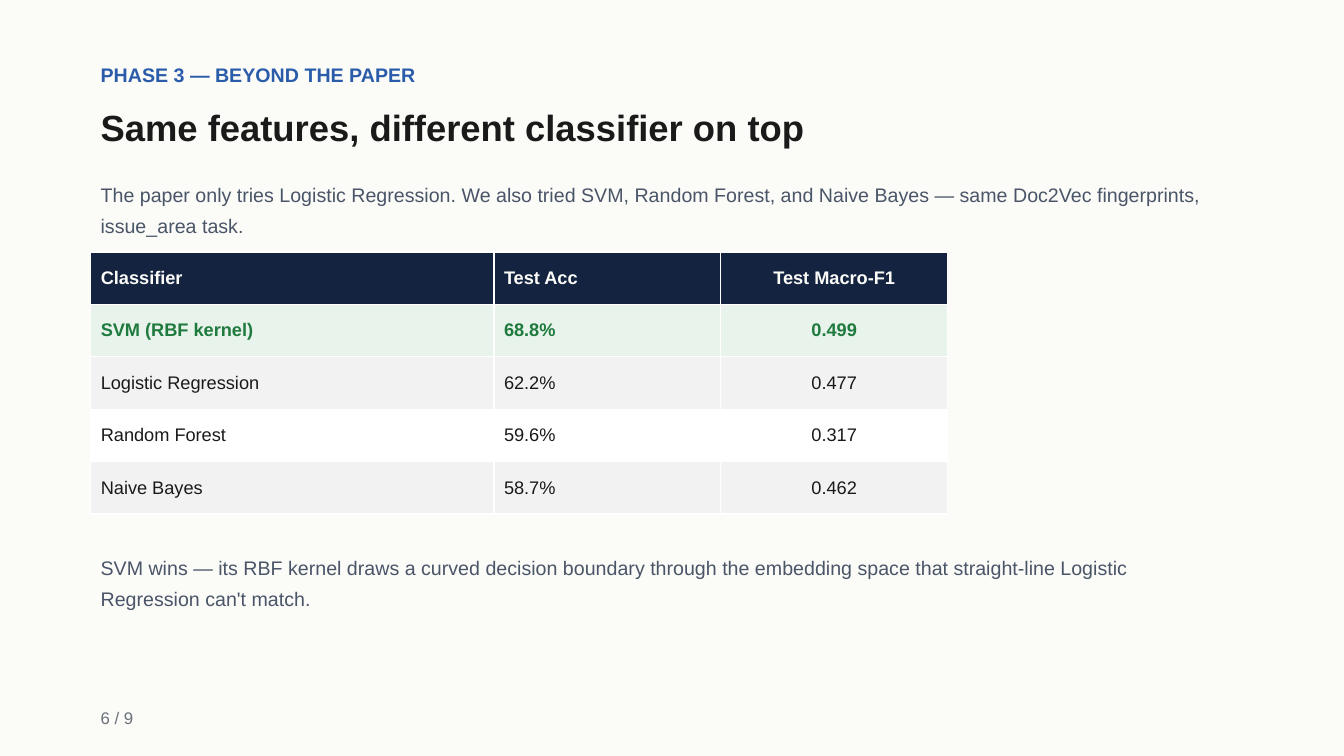
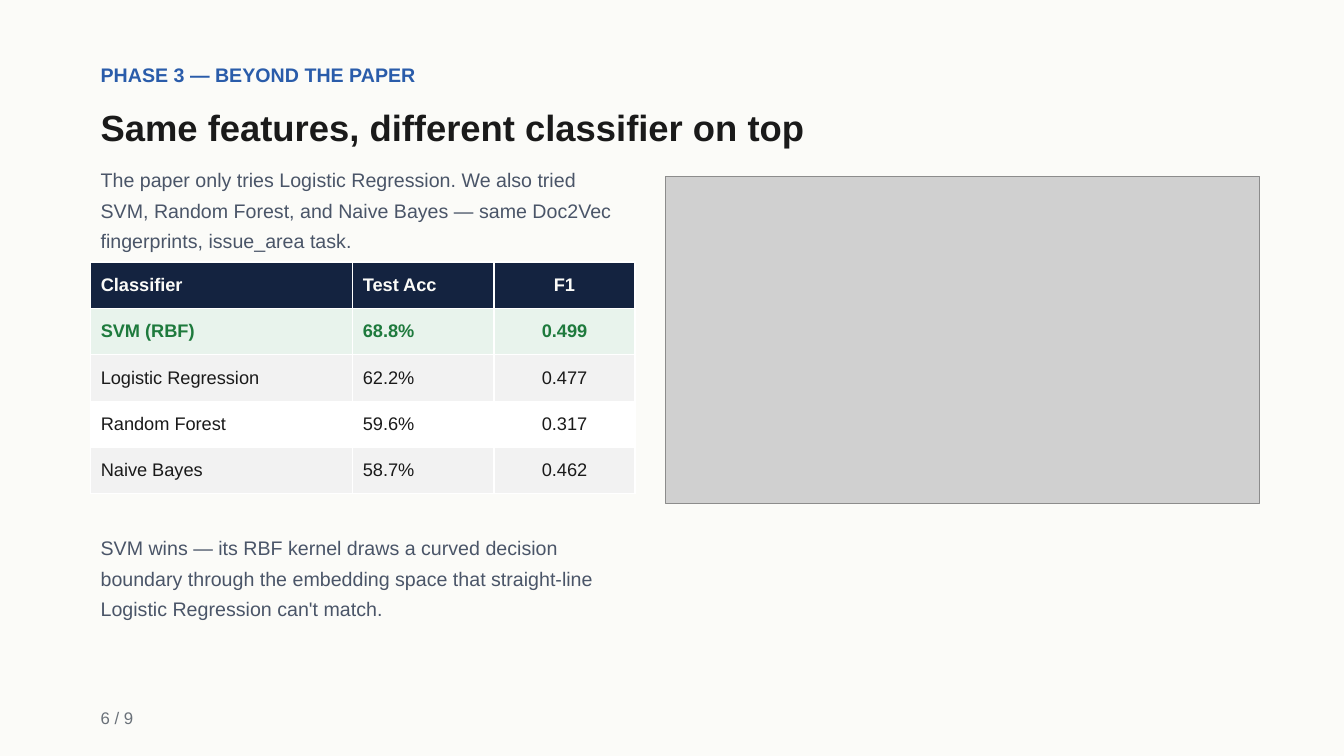
Before and after one commit to amogh-herle/ML-MINI-PROJECT, a slide deck: slide 7 of report/slides.pptx. Drawn at 1344x756 pixels with LibreOffice and Linux fonts; fonts in the diff are those of the drawing; grey boxes stand for pictures. Boxes give left, top, right and bottom in pixels: in the first picture for what was removed or moved away, otherwise in the second. Text is boxed around its words. In the diff, an @@ line names an element or a change of style, - is before the commit and + after.

Commit message:
Polish slide deck: embed charts, add icon/accent graphics
- src/make_report_assets.py: charts restyled to the deck's own palette
  (navy/accent-blue/green), bold data labels, cleaner spines
- src/make_slides_pptx.py:
  - Phase 1/2/3 slides now show the actual chart image next to a compact
    table, instead of a table-only layout
  - accent-bar top strip on every card for visual rhythm
  - cover slide gets a circular 68.8% headline badge + thin accent bar
  - conclusions slide switched from plain bullets to checkmark badges
  - fixed card return value + shape-index bug the badge/accent additions
    exposed on the insights slide

```diff
--- a/report/slides.pptx
+++ b/report/slides.pptx
@@ text "The paper only tries Logistic ..." rewrapped from <box>101,188,1199,237</box> to <box>101,173,611,252</box> @@
@@ picture added at <box>665,176,1260,504</box> @@
@@ table at <box>91,262,635,494</box> @@
-row 1, column 3: Test Macro-F1
+row 1, column 3: F1
-row 2, column 1: SVM (RBF kernel)
+row 2, column 1: SVM (RBF)
@@ table: place and size @@
-table at <box>91,252,948,514</box>
+table at <box>91,262,635,494</box>
@@ text "SVM wins — its RBF ..." rewrapped from <box>101,561,1127,610</box> to <box>101,541,592,620</box> @@
```
Also in this commit, not shown: 8 other slides changed, 5 other files.
